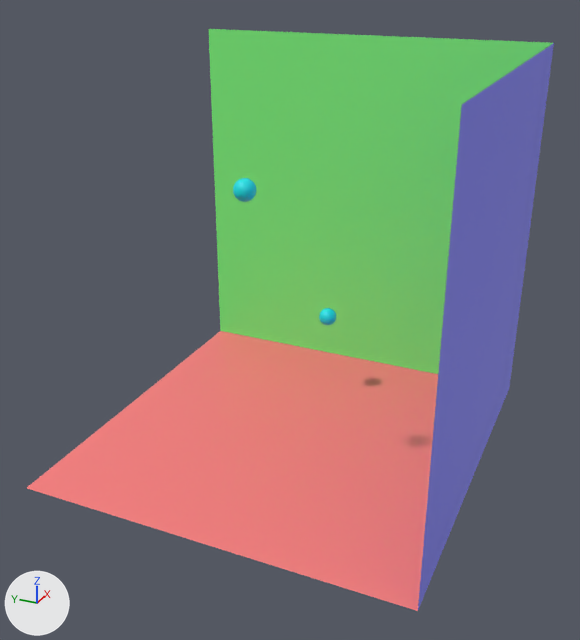
One commit to the glTF model models/otrezok.glb: the scene before it, then after it.
Both versions are drawn from a 50 mm lens placed at (-8.92, -1.08, 4.83), pointed at (-2.23, 1.93, 1.48). Arrows for +X, +Y and +Z are at lower left; the lights stay in place. Where no turn or scale is listed for an object, it has been applied to the vertices.
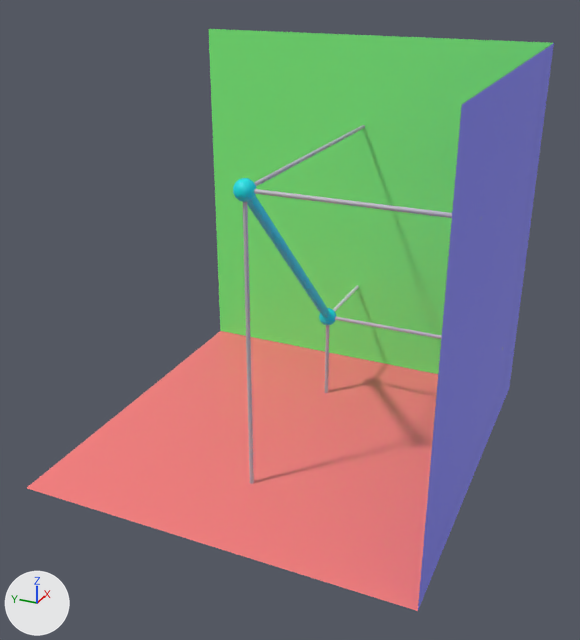
Boxes (x1, y1, x2, y2) around the edits, measured in the pictures (580 x 640 px):
'line_mesh', now drawn (cyan): after (247, 196, 330, 318)
'Cylinder', added: after (243, 202, 254, 484)
'proj_B', added: after (254, 189, 481, 222)
'Cylinder.002', added: after (254, 125, 365, 186)
'proj_A', added: after (335, 316, 503, 350)
'Cylinder.005', added: after (325, 325, 329, 393)
'Cylinder.003', added: after (333, 285, 359, 311)

Diff of the bpy script that builds the scene:
```diff
--- a/models/otrezok.glb.py
+++ b/models/otrezok.glb.py
@@ mat_material_005 @@
+mat_material_005 = principled_material('Material.005')
+mat_material_005.base_color = (0.519, 0.497, 0.529)  # light grey #bfbbc0
@@ me_nurbspath_002 @@
+me_nurbspath_002.from_pydata(...)  # 384 vertices, 704 faces; spans x -1.04..1.04, y -0.05..0.05, z -1.04..1.04
+me_nurbspath_002.materials.append(mat_material_004)  # cyan #00e4e7
@@ me_cylinder_008 @@
+me_cylinder_008.from_pydata(...)  # 66 vertices, 128 faces; spans x -0.02..0.02, y -0.02..0.02, z -1.0..0.0
+me_cylinder_008.materials.append(mat_material_005)  # light grey #bfbbc0
@@ me_cylinder_006 @@
+me_cylinder_006.from_pydata(...)  # 66 vertices, 128 faces; spans x 0.0..1.0, y -0.02..0.02, z -0.02..0.02
@@ me_cylinder_007 @@
+me_cylinder_007.from_pydata(...)  # 66 vertices, 128 faces; spans x -0.02..0.02, y -2.0..0.0, z -0.02..0.02
+me_cylinder_007.materials.append(mat_material_005)  # light grey #bfbbc0
@@ me_cylinder_005 @@
+me_cylinder_005.from_pydata(...)  # 66 vertices, 128 faces; spans x 0.0..3.0, y -0.02..0.02, z -0.02..0.02
+me_cylinder_005.materials.append(mat_material_005)  # light grey #bfbbc0
@@ me_cylinder_003 @@
+me_cylinder_003.from_pydata(...)  # 66 vertices, 128 faces; spans x -0.02..0.02, y -0.02..0.02, z -3.0..0.0
+me_cylinder_003.materials.append(mat_material_005)  # light grey #bfbbc0
@@ ob_line_mesh @@
-ob_line_mesh = bpy.data.objects.new('line_mesh', None)
+ob_line_mesh = bpy.data.objects.new('line_mesh', me_nurbspath_002)
 ob_line_mesh.location = (-2.0, 2.0, 2.0)
@@ ob_cylinder_005 @@
+ob_cylinder_005 = bpy.data.objects.new('Cylinder.005', me_cylinder_008)
+ob_cylinder_005.location = (-1.0, 2.0, 1.0)
@@ ob_cylinder_003 @@
+ob_cylinder_003 = bpy.data.objects.new('Cylinder.003', me_cylinder_006)
+ob_cylinder_003.location = (-1.0, 2.0, 1.0)
@@ ob_proj_a @@
+ob_proj_a = bpy.data.objects.new('proj_A', me_cylinder_007)
+ob_proj_a.location = (-1.0, 2.0, 1.0)
@@ ob_cylinder_002 @@
+ob_cylinder_002 = bpy.data.objects.new('Cylinder.002', me_cylinder_005)
+ob_cylinder_002.location = (-3.0, 2.0, 3.0)
@@ ob_cylinder @@
+ob_cylinder = bpy.data.objects.new('Cylinder', me_cylinder_003)
+ob_cylinder.location = (-3.0, 2.0, 3.0)
@@ ob_proj_b @@
+ob_proj_b = bpy.data.objects.new('proj_B', me_cylinder_007.copy())
+ob_proj_b.location = (-3.0, 2.0, 3.0)
```
